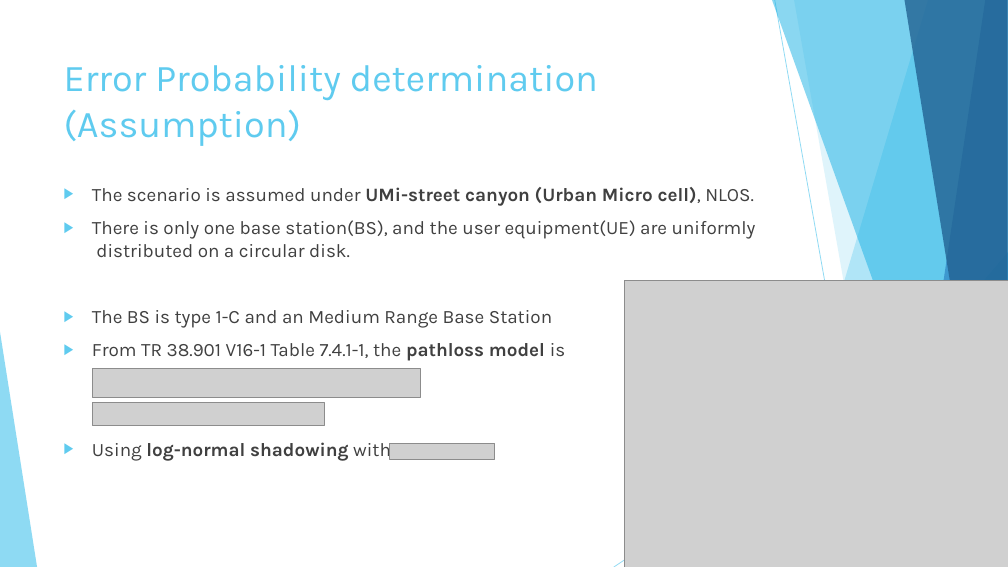
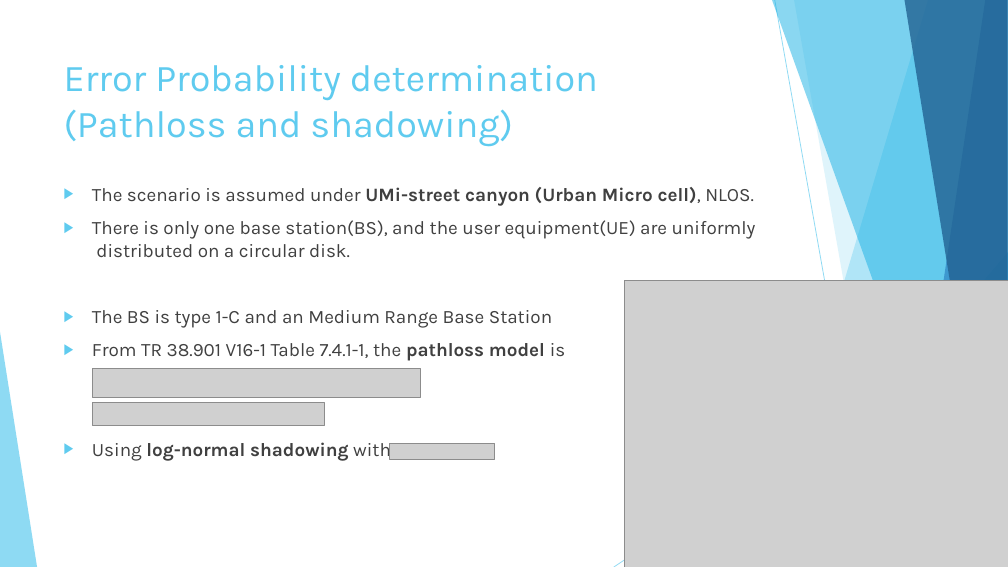
Before and after one commit to hungchun0201/Reliable_multicast_simulation, a slide deck: slide 6 of Final_project_reliable_multicast_retransmission_scheme.pptx (slide 7 before the commit). Drawn at 1008x567 pixels with LibreOffice and Linux fonts; fonts in the diff are those of the drawing; grey boxes stand for pictures. Boxes give left, top, right and bottom in pixels: in the first picture for what was removed or moved away, otherwise in the second. Text is boxed around its words. In the diff, an @@ line names an element or a change of style, - is before the commit and + after.

```diff
--- a/Final_project_reliable_multicast_retransmission_scheme.pptx
+++ b/Final_project_reliable_multicast_retransmission_scheme.pptx
@@ title at (64,65,598,146): text changed @@
-Error Probability determination
-(Assumption)
+Error Probability determination
+(Pathloss and shadowing)
```
Also in this commit, not shown: 13 other slides changed, 13 slides added, 4 slides removed, 14 other files.
